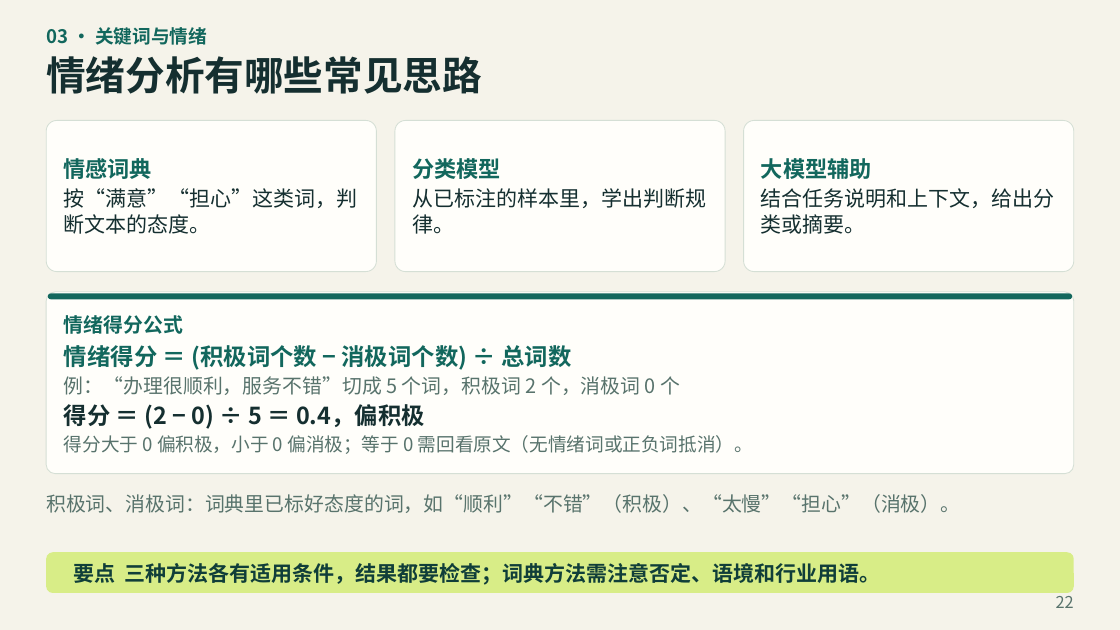
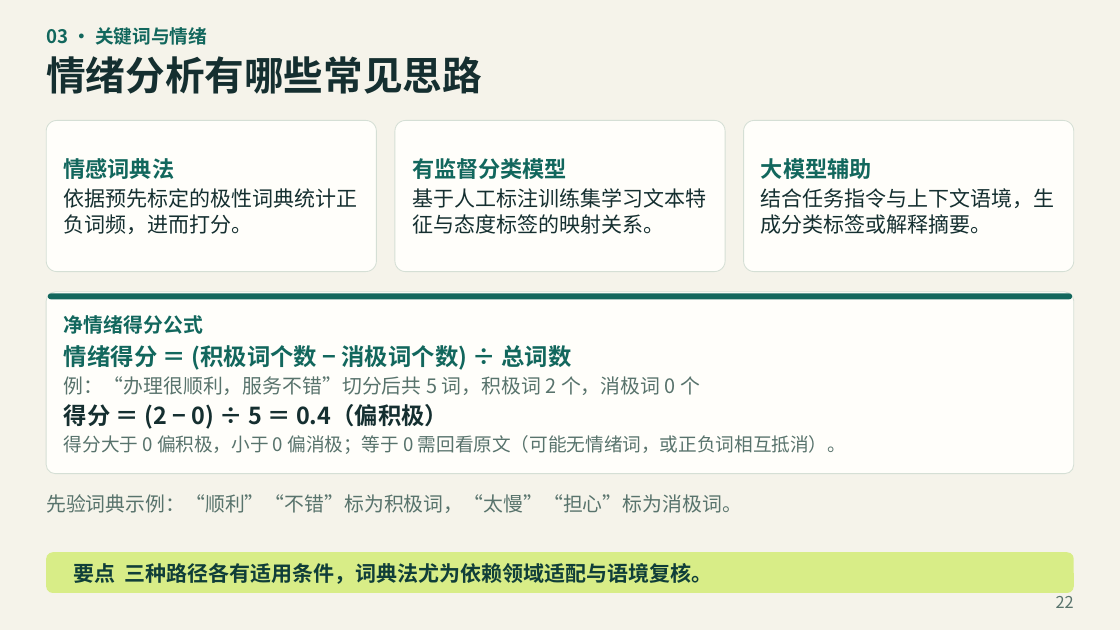
Before and after one commit to jefeerzhang/jefeerzhang.github.io, a slide deck: slide 22 of courses/big-data-finance/text-analysis/文本分析教学PPT.pptx. Drawn at 1120x630 pixels with LibreOffice and Linux fonts; fonts in the diff are those of the drawing. Boxes give left, top, right and bottom in pixels: in the first picture for what was removed or moved away, otherwise in the second. Text is boxed around its words. In the diff, an @@ line names an element or a change of style, - is before the commit and + after.

Commit message:
fix(文本分析): 修正课件概念与互动演示
纠正主题模型、词频和金融文献的表述，修复互动页关键词按钮，并同步课件 PDF 与 PPTX。

```diff
--- a/courses/big-data-finance/text-analysis/文本分析教学PPT.pptx
+++ b/courses/big-data-finance/text-analysis/文本分析教学PPT.pptx
@@ text in rounded rectangle at (x1=64, y1=158, x2=358, y2=234): text changed @@
-情感词典
-按“满意”“担心”这类词，判断文本的态度。
+情感词典法
+依据预先标定的极性词典统计正负词频，进而打分。
@@ text in rounded rectangle at (x1=412, y1=158, x2=706, y2=234): text changed @@
-分类模型
-从已标注的样本里，学出判断规律。
+有监督分类模型
+基于人工标注训练集学习文本特征与态度标签的映射关系。
@@ text in rounded rectangle at (x1=761, y1=188, x2=1055, y2=234): text changed @@
-结合任务说明和上下文，给出分类或摘要。
+结合任务指令与上下文语境，生成分类标签或解释摘要。
@@ text in rounded rectangle at (x1=64, y1=315, x2=203, y2=334): text changed @@
-情绪得分公式
+净情绪得分公式
@@ text in rounded rectangle at (x1=64, y1=376, x2=846, y2=454): text changed @@
-例：“办理很顺利，服务不错”切成 5 个词，积极词 2 个，消极词 0 个
-得分 ＝ (2 − 0) ÷ 5 ＝ 0.4，偏积极
-得分大于 0 偏积极，小于 0 偏消极；等于 0 需回看原文（无情绪词或正负词抵消）。
+例：“办理很顺利，服务不错”切分后共 5 词，积极词 2 个，消极词 0 个
+得分 ＝ (2 − 0) ÷ 5 ＝ 0.4（偏积极）
+得分大于 0 偏积极，小于 0 偏消极；等于 0 需回看原文（可能无情绪词，或正负词相互抵消）。
@@ text at (x1=46, y1=494, x2=742, y2=513): text changed @@
-积极词、消极词：词典里已标好态度的词，如“顺利”“不错”（积极）、“太慢”“担心”（消极）。
+先验词典示例：“顺利”“不错”标为积极词，“太慢”“担心”标为消极词。
@@ text in rounded rectangle at (x1=73, y1=563, x2=713, y2=584): text changed @@
-要点 三种方法各有适用条件，结果都要检查；词典方法需注意否定、语境和行业用语。
+要点 三种路径各有适用条件，词典法尤为依赖领域适配与语境复核。
```
Also in this commit, not shown: 40 other slides changed, 3 other files.
